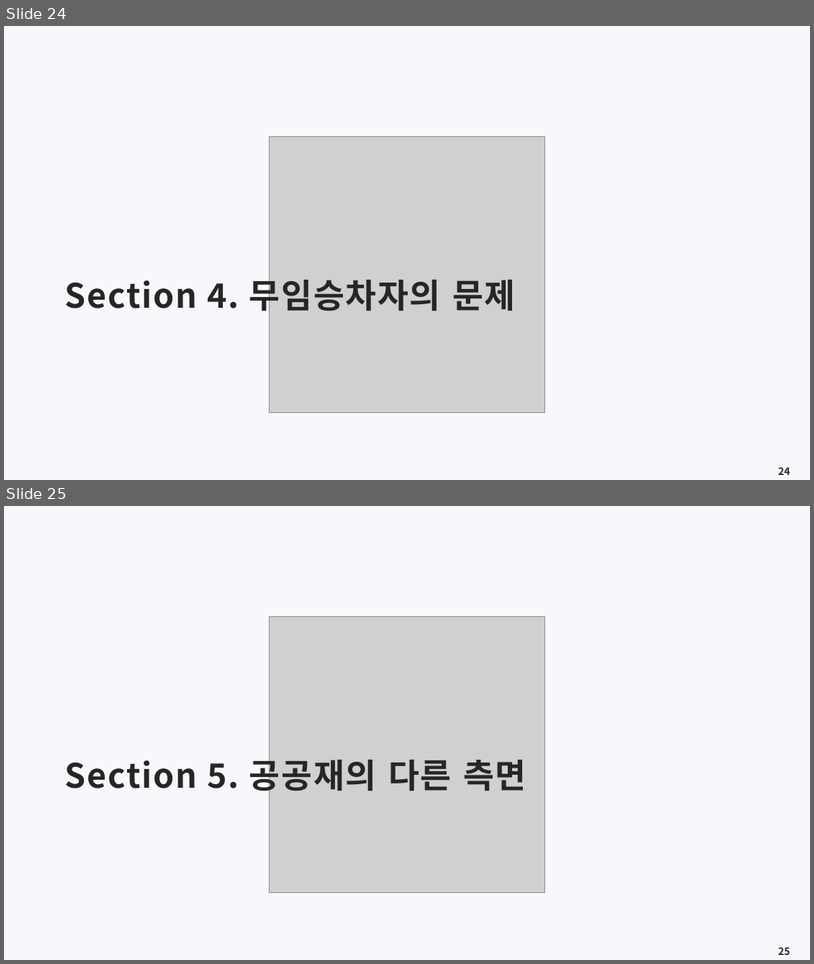
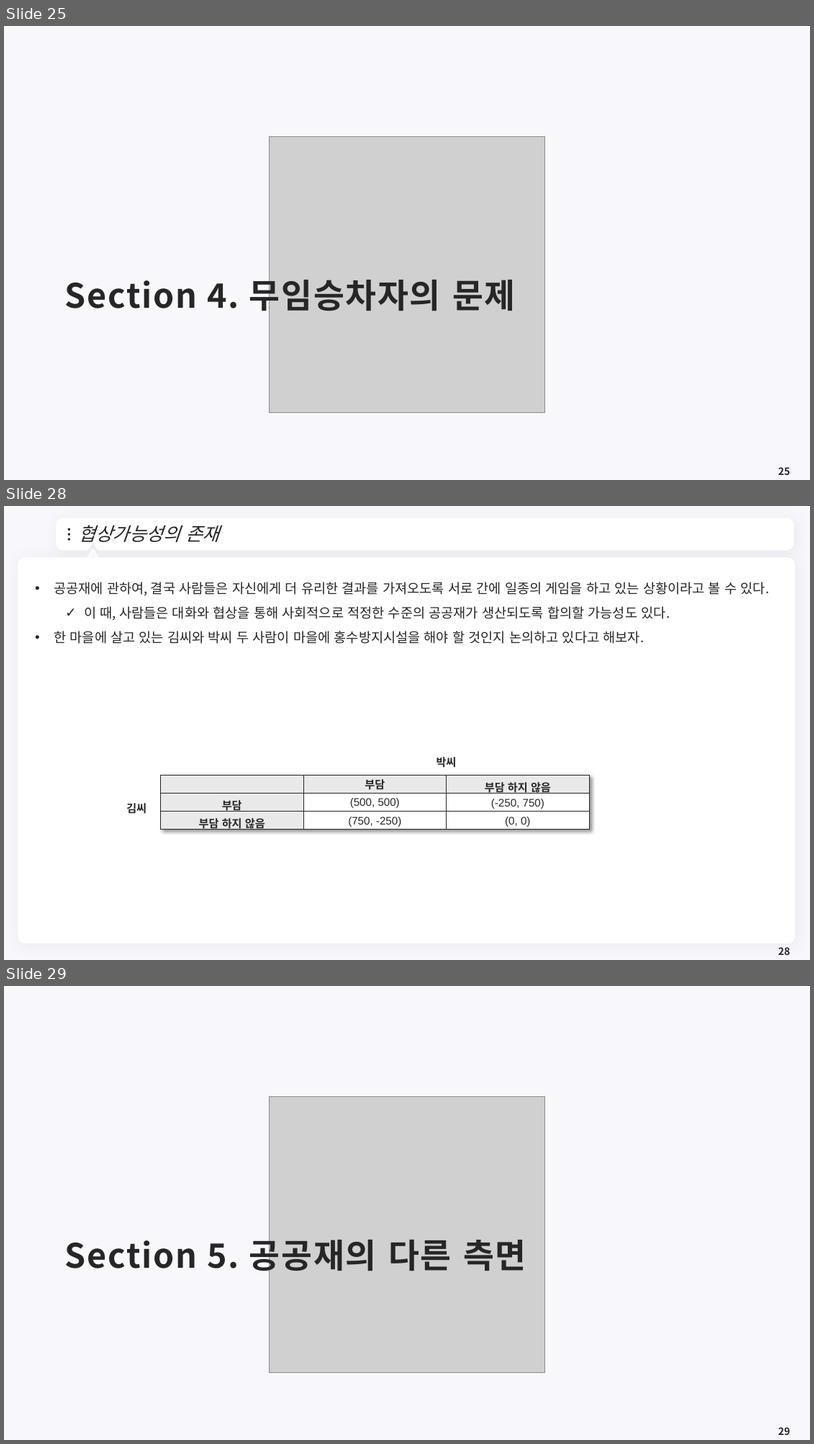
Before and after one commit to meandthey/Teaching, a slide deck: 재정학/01_Lectures/재정학_Chapter_4.pptx. Shown one above the other, each under a label of ours: slides 24 and 25 before the commit, slides 25, 28 and 29 after it; the slides between them are not shown. The pictures are 814x964 and 814x1444 pixels, drawn with LibreOffice and Linux fonts; fonts in the diff are those of the drawing; grey boxes stand for pictures; background and template pictures are left out. Boxes give left, top, right and bottom in pixels: in the first picture for what was removed or moved away, otherwise in the second. Text is boxed around its words. In the diff, an @@ line names an element or a change of style, - is before the commit and + after.

```diff
--- a/재정학/01_Lectures/재정학_Chapter_4.pptx
+++ b/재정학/01_Lectures/재정학_Chapter_4.pptx
@@ slide 28 added at (4, 506, 810, 960), background #F8F7FC @@
@@ freeform shape added at (59, 521, 792, 548), fill #FFFFFF, outline #FFFFFF 7.25 pt @@
@@ title added at (79, 525, 219, 542), 22 pt, text #262626, italic @@
+협상가능성의 존재
@@ ellipse added at (68, 528, 70, 530), fill #262626 @@
@@ ellipse added at (68, 533, 70, 536), fill #262626 @@
@@ ellipse added at (68, 538, 70, 541), fill #262626 @@
@@ freeform shape added at (775, 530, 782, 539), fill #FFFFFF @@
@@ rounded rectangle added at (18, 557, 796, 943), fill #FFFFFF @@
@@ triangle added at (85, 550, 100, 562), fill #FFFFFF, outline #FFFFFF 3.75 pt @@
@@ text added at (54, 582, 770, 644), 16 pt, text #262626 @@
+• 공공재에 관하여, 결국 사람들은 자신에게 더 유리한 결과를 가져오도록 서로 간에 일종의 게임을 하고 있는 상황이라고 볼 수 있다.
+  ✓ 이 때, 사람들은 대화와 협상을 통해 사회적으로 적정한 수준의 공공재가 생산되도록 합의할 가능성도 있다.
+• 한 마을에 살고 있는 김씨와 박씨 두 사람이 마을에 홍수방지시설을 해야 할 것인지 논의하고 있다고 해보자.
@@ text added at (437, 757, 457, 767), 13 pt, text #262626, bold @@
+박씨
@@ table added at (161, 775, 589, 832), 3 rows, 3 columns @@
+ | 부담 | 부담 하지 않음
+부담 | (500, 500) | (-250, 750)
+부담 하지 않음 | (750, -250) | (0, 0)
@@ text added at (126, 803, 147, 813), 13 pt, text #262626, bold @@
+김씨
@@ page number added at (779, 947, 790, 955), 12 pt, text #262626, bold @@
+28
@@ what was slide 24 is now slide 25 @@
@@ page number at (779, 467, 790, 475): text changed @@
-24
+25
@@ what was slide 25 is now slide 29 @@
```
Also in this commit, not shown: 1 slide changed, 3 other slides added.
